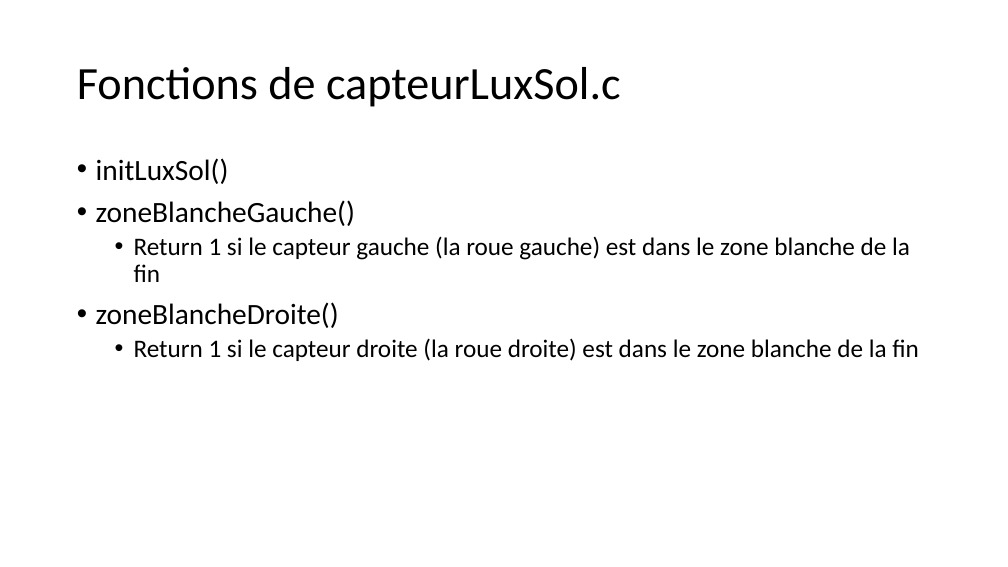
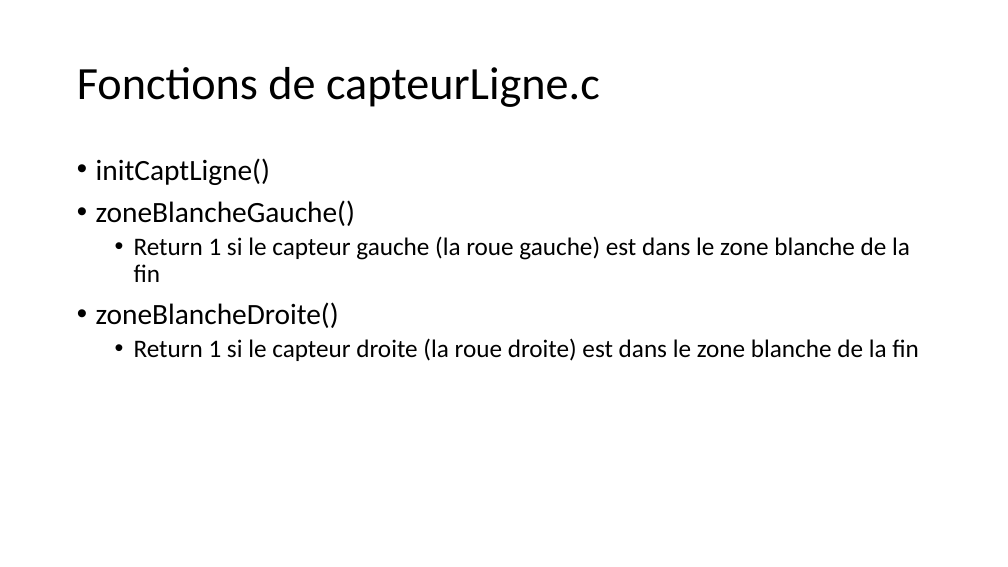
Before and after one commit to djeck/Flyton, a slide deck: slide 8 of CRReunions.pptx (slide 7 before the commit). Drawn at 1008x567 pixels with LibreOffice and Linux fonts; fonts in the diff are those of the drawing. Boxes give left, top, right and bottom in pixels: in the first picture for what was removed or moved away, otherwise in the second. Text is boxed around its words. In the diff, an @@ line names an element or a change of style, - is before the commit and + after.

```diff
--- a/CRReunions.pptx
+++ b/CRReunions.pptx
@@ title at bbox=[77, 67, 600, 107]: text changed @@
-Fonctions de capteurLuxSol.c
+Fonctions de capteurLigne.c
@@ text at bbox=[96, 158, 270, 185]: text changed @@
-• initLuxSol()
+• initCaptLigne()
```
Also in this commit, not shown: 5 other slides changed, 1 slide added.
